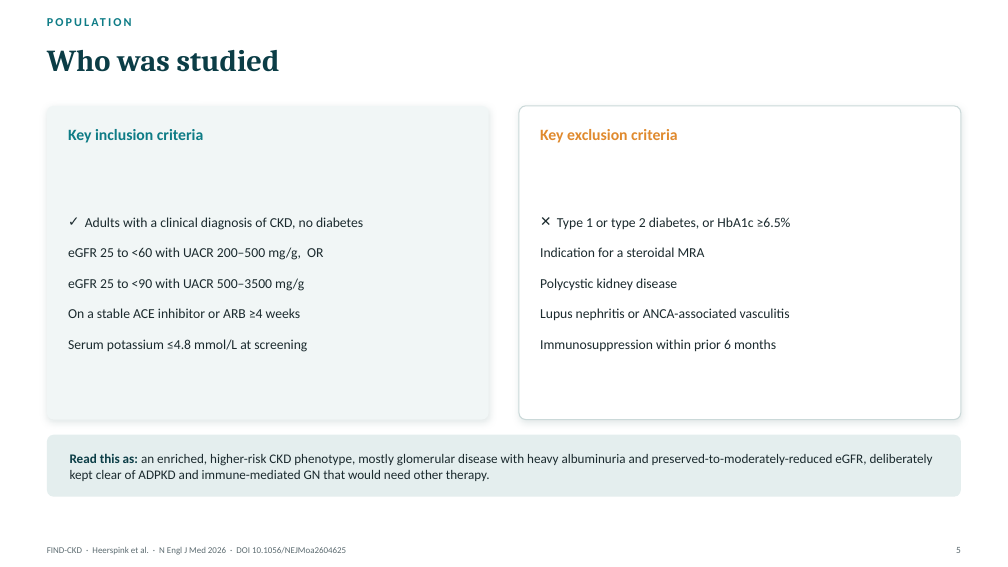
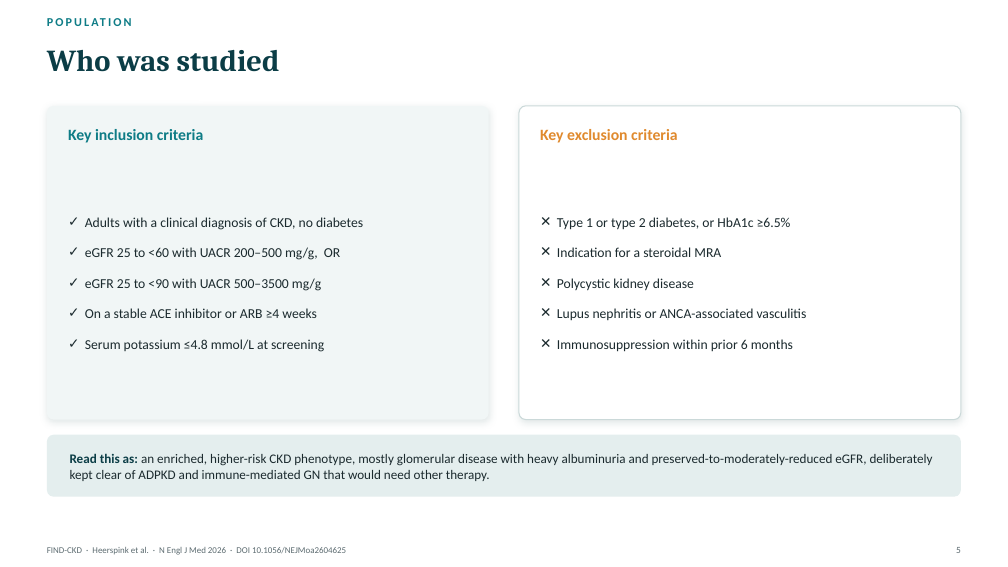
Before and after one commit to azbargarawan-sudo/clickwriting-landing, a slide deck: slide 5 of FIND-CKD.pptx. Drawn at 1008x567 pixels with LibreOffice and Linux fonts; fonts in the diff are those of the drawing. Boxes give left, top, right and bottom in pixels: in the first picture for what was removed or moved away, otherwise in the second. Text is boxed around its words. In the diff, an @@ line names an element or a change of style, - is before the commit and + after.

```diff
--- a/FIND-CKD.pptx
+++ b/FIND-CKD.pptx
@@ text at [85, 247, 340, 352]: bullet none to ✓ @@
@@ text at [557, 247, 807, 352]: bullet none to ✕ @@
```
Also in this commit, not shown: 3 other slides changed.
